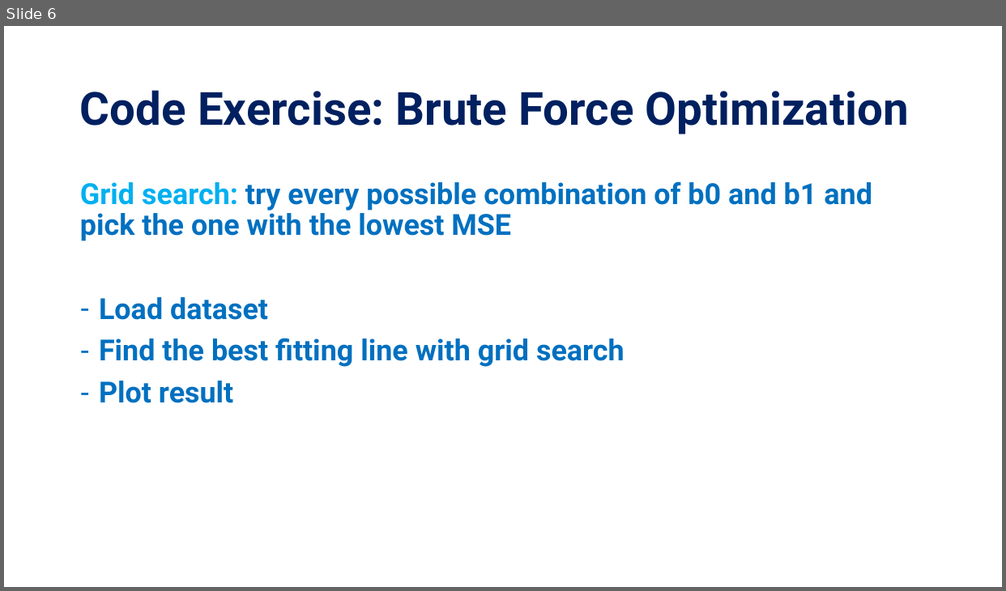
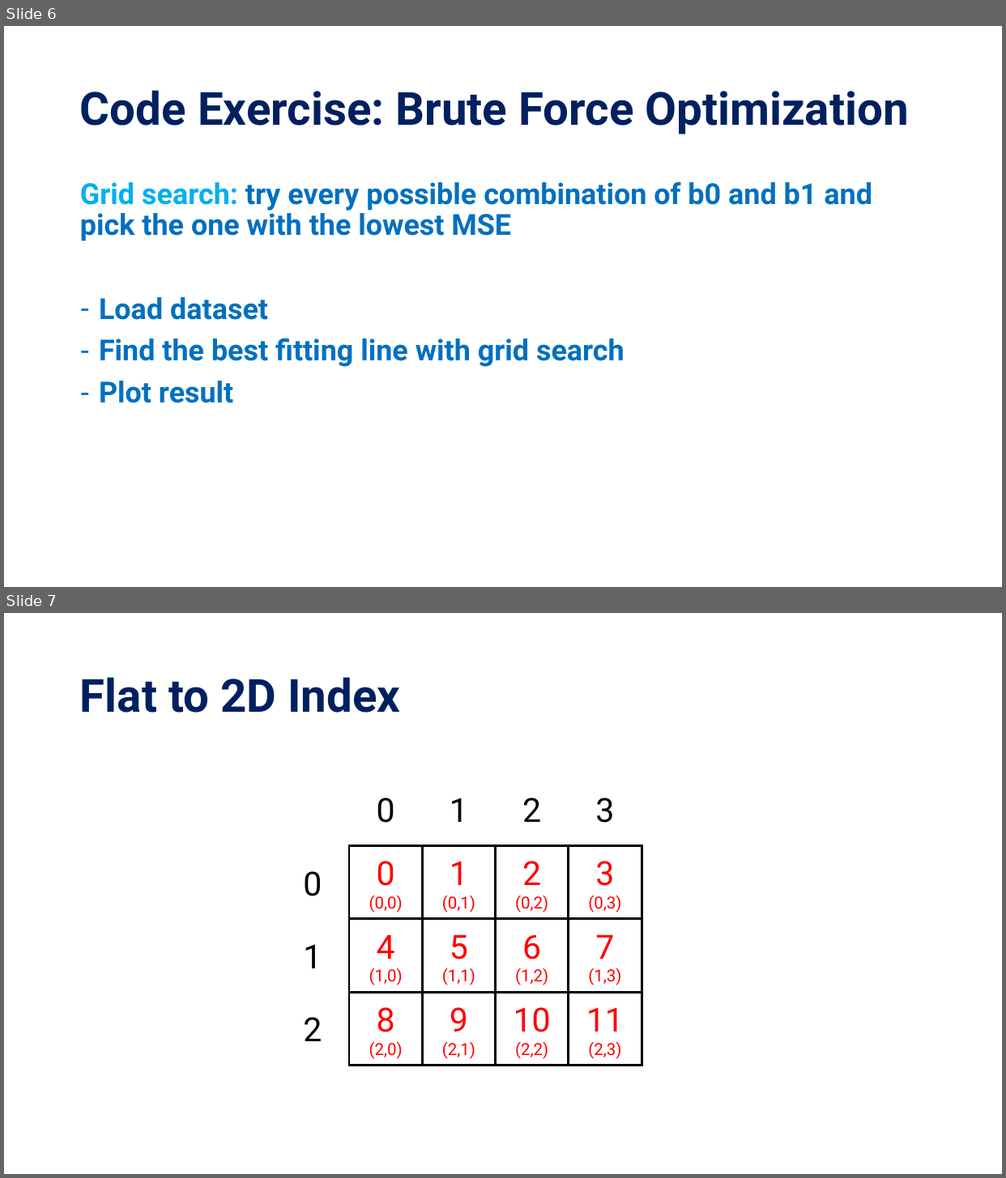
Before and after one commit to KISRDevelopment/python-ml-2025, a slide deck: slides/block2.pptx. Shown one above the other, each under a label of ours: slide 6 before the commit, slides 6 and 7 after it. The pictures are 1006x591 and 1006x1178 pixels, drawn with LibreOffice and Linux fonts; fonts in the diff are those of the drawing. Boxes give left, top, right and bottom in pixels: in the first picture for what was removed or moved away, otherwise in the second. Text is boxed around its words. In the diff, an @@ line names an element or a change of style, - is before the commit and + after.

```diff
--- a/slides/block2.pptx
+++ b/slides/block2.pptx
@@ slide 7 added at box(4, 613, 1002, 1174), background #FFFFFF @@
@@ title added at box(80, 677, 400, 713), 44 pt, text #002060, bold @@
+Flat to 2D Index
@@ text added at box(377, 798, 395, 823), 32 pt, text #000000 @@
+0
@@ text added at box(450, 798, 468, 822), 32 pt, text #000000 @@
+1
@@ text added at box(522, 798, 541, 822), 32 pt, text #000000 @@
+2
@@ text added at box(595, 798, 614, 823), 32 pt, text #000000 @@
+3
@@ rectangle added at box(349, 845, 423, 919), outline #000000 2.25 pt, 16 pt, text #FF0000 @@
+0
+(0,0)
@@ rectangle added at box(423, 845, 496, 919), outline #000000 2.25 pt, 16 pt, text #FF0000 @@
+1
+(0,1)
@@ rectangle added at box(495, 845, 569, 919), outline #000000 2.25 pt, 16 pt, text #FF0000 @@
+2
+(0,2)
@@ rectangle added at box(569, 845, 641, 919), outline #000000 2.25 pt, 16 pt, text #FF0000 @@
+3
+(0,3)
@@ text added at box(303, 871, 322, 897), 32 pt, text #000000 @@
+0
@@ rectangle added at box(349, 919, 423, 993), outline #000000 2.25 pt, 16 pt, text #FF0000 @@
+4
+(1,0)
@@ rectangle added at box(423, 919, 496, 993), outline #000000 2.25 pt, 16 pt, text #FF0000 @@
+5
+(1,1)
@@ rectangle added at box(495, 919, 569, 993), outline #000000 2.25 pt, 16 pt, text #FF0000 @@
+6
+(1,2)
@@ rectangle added at box(569, 919, 641, 993), outline #000000 2.25 pt, 16 pt, text #FF0000 @@
+7
+(1,3)
@@ text added at box(303, 944, 322, 969), 32 pt, text #000000 @@
+1
@@ rectangle added at box(349, 993, 423, 1066), outline #000000 2.25 pt, 16 pt, text #FF0000 @@
+8
+(2,0)
@@ rectangle added at box(423, 993, 496, 1066), outline #000000 2.25 pt, 16 pt, text #FF0000 @@
+9
+(2,1)
@@ rectangle added at box(495, 993, 569, 1066), outline #000000 2.25 pt, 16 pt, text #FF0000 @@
+10
+(2,2)
@@ rectangle added at box(569, 993, 641, 1066), outline #000000 2.25 pt, 16 pt, text #FF0000 @@
+11
+(2,3)
@@ text added at box(303, 1017, 322, 1041), 32 pt, text #000000 @@
+2
```
Also in this commit, not shown: 1 other file.
